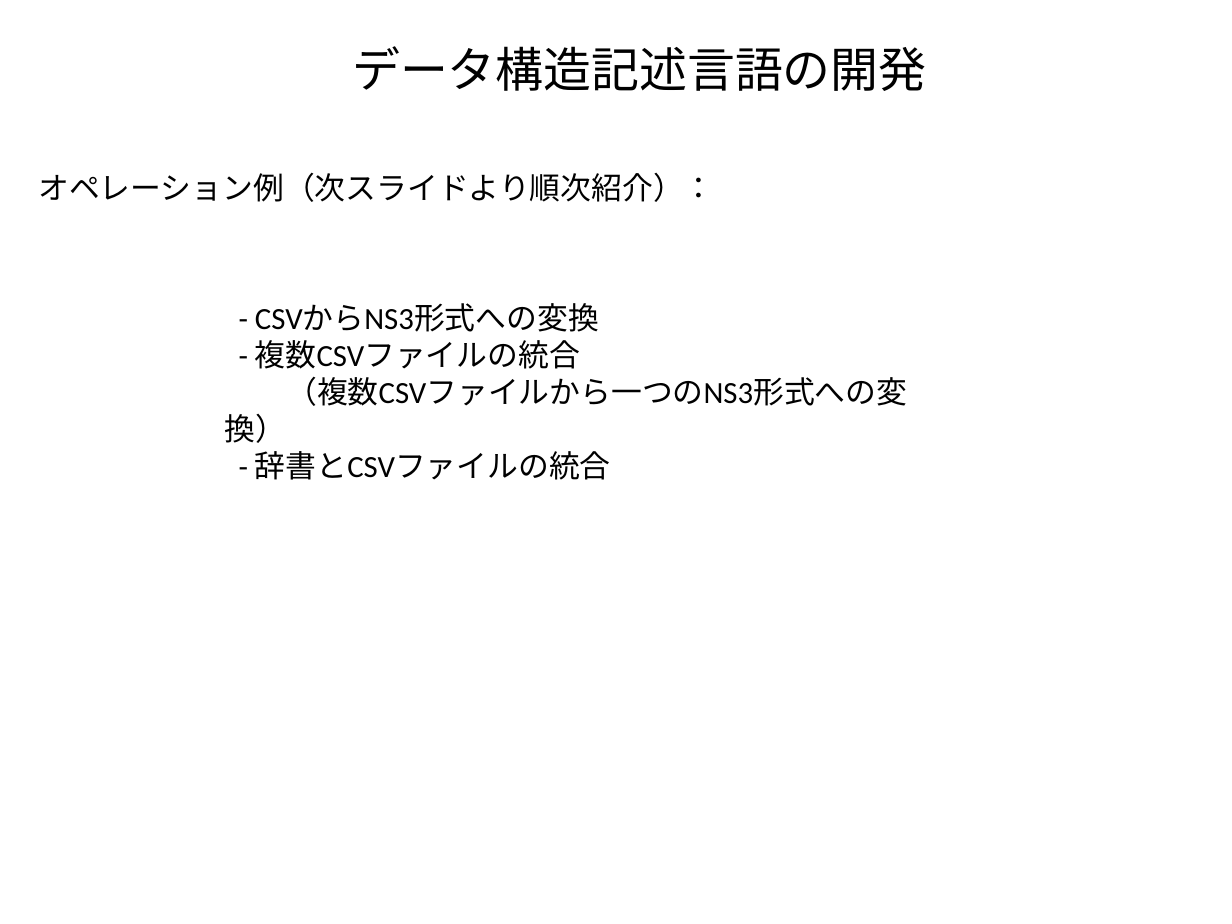
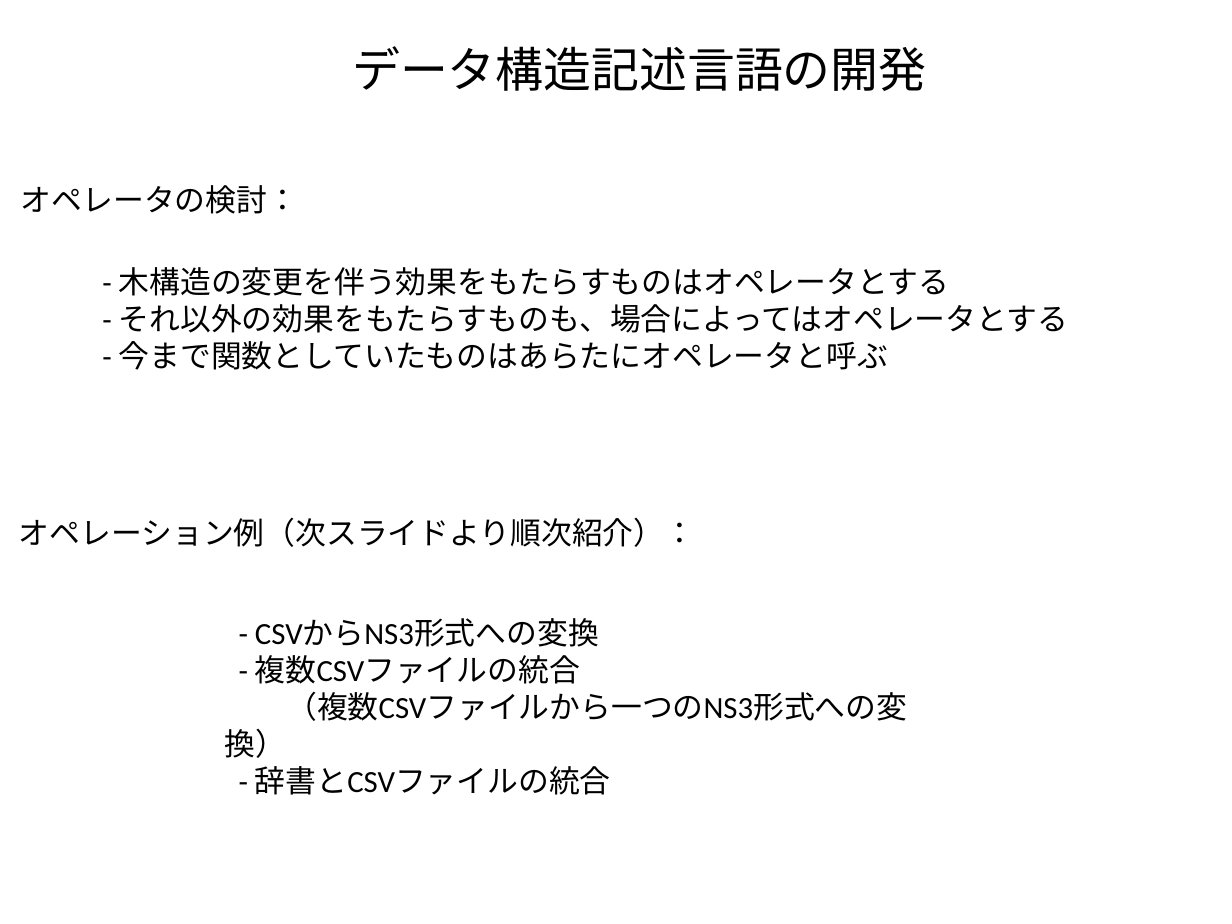
Before and after one commit to kouamano/RECURSIVE-SYSTEM, a slide deck: slide 3 of Document/tq_op_example.odp. Drawn at 1232x924 pixels with LibreOffice and Linux fonts; fonts in the diff are those of the drawing. Boxes give left, top, right and bottom in pixels: in the first picture for what was removed or moved away, otherwise in the second. Text is boxed around its words. In the diff, an @@ line names an element or a change of style, - is before the commit and + after.

```diff
--- a/Document/tq_op_example.odp
+++ b/Document/tq_op_example.odp
@@ text added at box(21, 185, 298, 214), 18 pt, text #000000 @@
+オペレータの検討：
@@ text added at box(119, 267, 1068, 370), 18 pt, text #000000 @@
+- 木構造の変更を伴う効果をもたらすものはオペレータとする
+- それ以外の効果をもたらすものも、場合によってはオペレータとする
+- 今まで関数としていたものはあらたにオペレータと呼ぶ
@@ text "オペレーション例（次スライドより順次紹介）：": place and size @@
-text "オペレーション例（次スライドより順次紹介）：" at box(38, 172, 714, 202)
+text "オペレーション例（次スライドより順次紹介）：" at box(19, 517, 695, 547)
@@ text "- CSVからNS3形式への変換": place and size @@
-text "- CSVからNS3形式への変換" at box(255, 303, 907, 480)
+text "- CSVからNS3形式への変換" at box(255, 618, 907, 795)
```
Also in this commit, not shown: 3 other slides changed.
